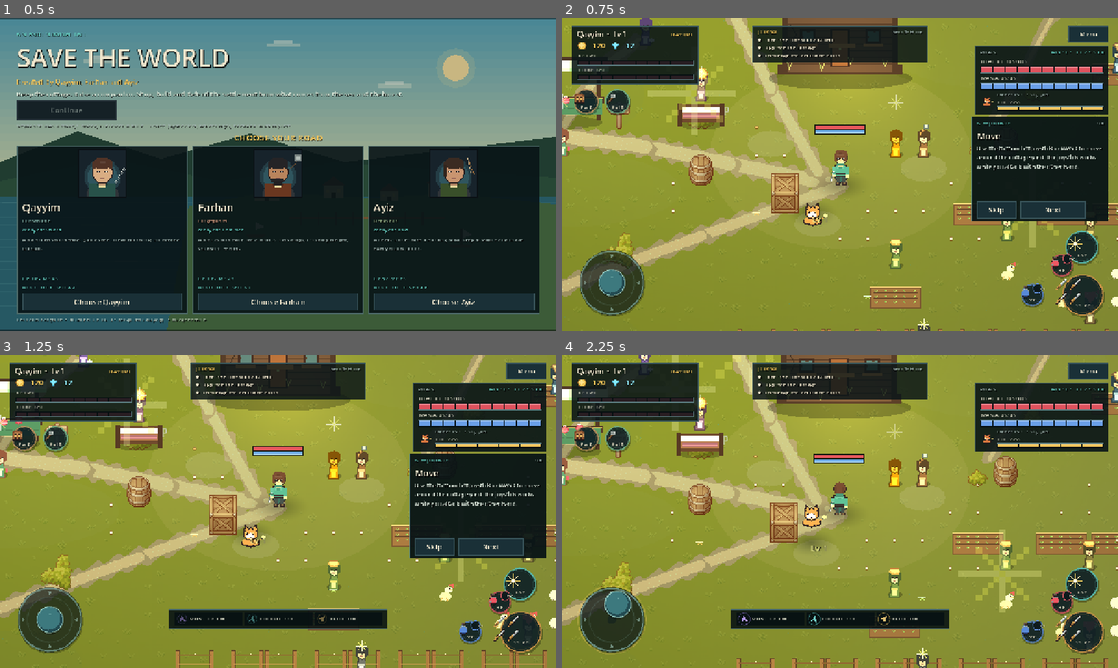
Above: before the commit, frames 1-4 (two rows, left to right).
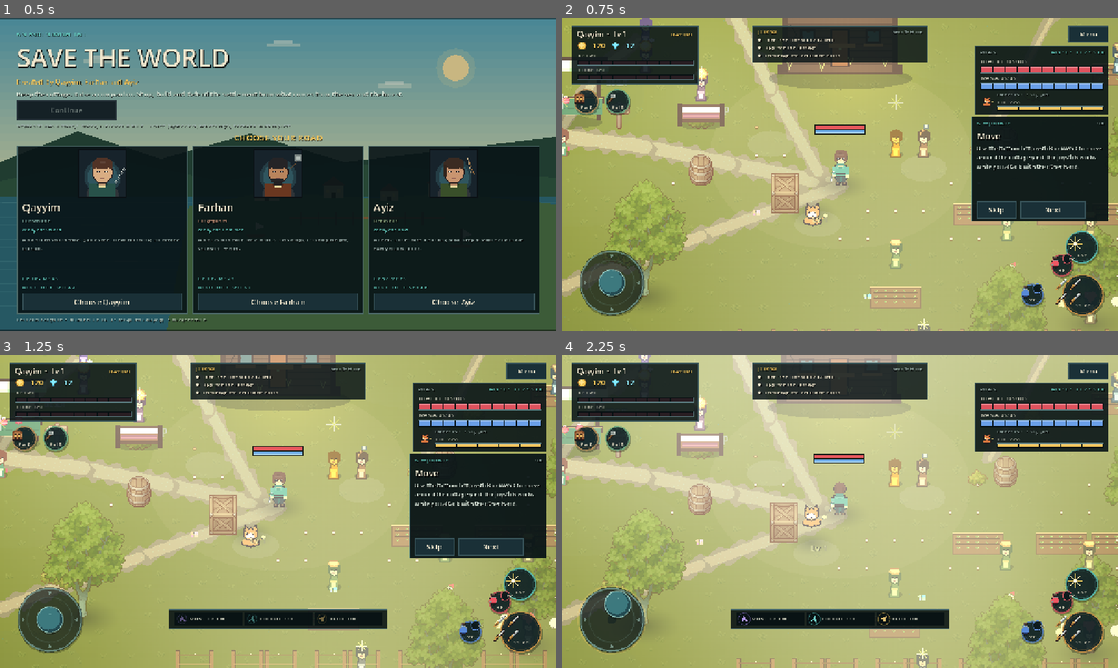
Above: after the commit, the same moments.

Repository: Thunderoar/godottgame
Game: Godot game, scene res://scenes/game.tscn
The game is run twice, just before and just after one commit, with the same random seed, the same clock (stepped at 60 frames per second) and the same inputs.
Inputs (mouse positions are in pixels of both pictures, inside the frame that each line leads up to):
- Up to frame 1 (0.5 s): no input
- Up to frame 2 (0.75 s): click "Choose Qayyim" at 0.5 s
- Up to frame 3 (1.25 s): no input
- Up to frame 4 (2.25 s): click "Skip" at 1.25 s; tap Enter at 2 s; drag from (612, 621) to (701, 445) at 2.02 s

Frame 1 is identical in both runs. In frame 2, 71% of the frame differs, in the area x 0-100%, y 0-100%; in frame 3, 69%; in frame 4, 78%.

Commit message:
Fix tree hierarchy, shoreline, beach details and shopper routines

Diff:
--- a/scripts/player/player.gd
+++ b/scripts/player/player.gd
@@ -97,7 +97,7 @@
 	_attack_sprite = Sprite2D.new()
 	_attack_sprite.name = "Slash"
 	_attack_sprite.texture = PixelArt.slash_texture()
-	_attack_sprite.scale = Vector2(0.034, 0.034)
+	_attack_sprite.scale = Vector2(0.026, 0.026)
 	_attack_sprite.visible = false
 	_attack_sprite.z_as_relative = false
 	_attack_sprite.z_index = 900
--- a/scripts/world/forest_tree.gd
+++ b/scripts/world/forest_tree.gd
@@ -71,7 +71,7 @@
 	for i in 3:
 		var leaf := Sprite2D.new()
 		leaf.texture = PixelArt.icon("spark")
-		leaf.scale = Vector2(0.035, 0.035)
+		leaf.scale = Vector2(0.024, 0.024)
 		leaf.modulate = Color("#c7e07a") if i % 2 == 0 else Color("#ffb45f")
 		leaf.z_as_relative = false
 		leaf.z_index = 720
--- a/scripts/world/lobby.gd
+++ b/scripts/world/lobby.gd
@@ -59,6 +59,7 @@
 	_build_portals()
 	_build_gathering()
 	_build_dock_and_ship()
+	_build_beached_turtle()
 	_build_forest()
 	_build_forest_monsters()
 	_build_scatter()
@@ -299,19 +300,22 @@
 
 
 func _make_water_mask_texture() -> Texture2D:
-	var key := "water_mask_lobby"
+	var key := "water_mask_lobby_v2"
 	if PixelArt.CACHE.has(key):
 		return PixelArt.CACHE[key]
 	var w := 1024
 	var h := 640
 	var img := PixelArt.image(w, h)
-	for x in w:
+	img.fill(Color(0, 0, 0, 0))
+	# Terrain coast art only paints sea through x=25.2 world units. Keep the
+	# rest of this full-map mask transparent so the shader never covers land.
+	var water_width := mini(w, int(25.2 * 16.0))
+	for x in water_width:
 		var shore := _coast_pixel_y(x * 2) / 2.0
 		for y in h:
 			if float(y) < shore:
 				continue
 			var depth := clampf((float(y) - shore) / 90.0, 0.0, 1.0)
-			# Sea shape with a soft foam lip at the shoreline.
 			var a := 0.55 + depth * 0.45
 			if float(y) - shore < 3.0:
 				a = 0.75
@@ -373,7 +377,7 @@
 	pollen.amount = 12
 	pollen.lifetime = 5.0
 	pollen.preprocess = 2.5
-	pollen.texture = PixelArt.icon("spark", 16)
+	pollen.texture = PixelArt.light_texture()
 	pollen.scale_amount_min = 0.18
 	pollen.scale_amount_max = 0.35
 	pollen.color = Color(1.0, 0.95, 0.75, 0.28)
@@ -391,7 +395,14 @@
 	# Butterflies fluttering near the flower borders.
 	for i in 3:
 		var butterfly := Sprite2D.new()
-		butterfly.texture = PixelArt.icon("spark", 16)
+		butterfly.texture = PixelArt.cached_texture("ambient_butterfly_16", func() -> Image:
+			var img := PixelArt.image(16, 12)
+			PixelArt.ellipse(img, 4, 4, 3, 3, Color("#f2d68c"))
+			PixelArt.ellipse(img, 11, 4, 3, 3, Color("#a9dfe0"))
+			PixelArt.ellipse(img, 4, 8, 2, 2, Color("#e8b2cb"))
+			PixelArt.ellipse(img, 11, 8, 2, 2, Color("#f0e2a5"))
+			PixelArt.line(img, 7, 3, 8, 9, Color("#43534a"))
+			return img)
 		butterfly.scale = Vector2(0.022, 0.022)
 		butterfly.modulate = [Color("#ffd47b"), Color("#a8e8ff"), Color("#ffb0c8")][i]
 		butterfly.z_index = 8
@@ -764,6 +775,49 @@
 	_markers.append({"position": Vector2(8, 30), "color": Color("#77aeb5"), "size": 3.0, "shape": "disc"})
 
 
+func _build_beached_turtle() -> void:
+	var turtle := Node2D.new()
+	turtle.name = "BeachedTurtle"
+	turtle.position = Vector2(7.8, 23.3)
+	turtle.add_to_group("beached_turtle")
+	add_child(turtle)
+	var shadow := Sprite2D.new()
+	shadow.name = "Shadow"
+	shadow.texture = PixelArt.light_texture()
+	shadow.scale = Vector2(0.014, 0.007)
+	shadow.modulate = Color(0.02, 0.03, 0.03, 0.24)
+	shadow.position = Vector2(0.06, 0.08)
+	shadow.z_index = -1
+	turtle.add_child(shadow)
+	var shell := Sprite2D.new()
+	shell.name = "TurtleArt"
+	shell.texture = PixelArt.cached_texture("beached_turtle_32x24", func() -> Image:
+		var img := PixelArt.image(32, 24)
+		PixelArt.ellipse(img, 15, 12, 10, 7, Color("#314b31"))
+		PixelArt.ellipse(img, 15, 11, 8, 5, Color("#819c52"))
+		PixelArt.line(img, 10, 7, 10, 15, Color("#506b3d"))
+		PixelArt.line(img, 15, 6, 15, 16, Color("#506b3d"))
+		PixelArt.line(img, 20, 8, 20, 15, Color("#506b3d"))
+		PixelArt.line(img, 10, 11, 20, 11, Color("#506b3d"))
+		PixelArt.ellipse(img, 26, 12, 4, 3, Color("#8ead62"))
+		PixelArt.ellipse(img, 9, 6, 3, 2, Color("#67884b"))
+		PixelArt.ellipse(img, 9, 17, 3, 2, Color("#67884b"))
+		PixelArt.ellipse(img, 21, 17, 3, 2, Color("#67884b"))
+		PixelArt.ellipse(img, 21, 6, 3, 2, Color("#67884b"))
+		PixelArt.px(img, 27, 11, Color("#1c2c25"))
+		PixelArt.px(img, 28, 11, Color("#f4e9bd"))
+		return img)
+	shell.centered = true
+	shell.scale = Vector2(PixelArt.PX, PixelArt.PX)
+	shell.texture_filter = CanvasItem.TEXTURE_FILTER_NEAREST
+	shell.z_index = 1
+	turtle.add_child(shell)
+	if not GameSettings.reduce_motion():
+		var breathe := turtle.create_tween().set_loops()
+		breathe.tween_property(shell, "rotation", 0.025, 1.8).set_trans(Tween.TRANS_SINE)
+		breathe.tween_property(shell, "rotation", -0.025, 1.8).set_trans(Tween.TRANS_SINE)
+
+
 # ------------------------------------------------------------------ forest
 
 func _build_forest() -> void:
@@ -873,21 +927,24 @@
 	var lower_size := lower.get_size()
 	var total_h := upper_size.y + lower_size.y
 	var shadow := Sprite2D.new()
+	shadow.name = "Shadow"
 	shadow.texture = PixelArt.light_texture()
 	shadow.scale = Vector2(0.021 * scale_mul, 0.011 * scale_mul)
 	shadow.modulate = Color(0, 0, 0, 0.33)
 	shadow.position = Vector2(0, -0.03)
 	shadow.z_index = -1
-	add_child(shadow)
+	holder.add_child(shadow)
 	var lower_sprite := Sprite2D.new()
+	lower_sprite.name = "LowerSprite"
 	lower_sprite.texture = lower
 	lower_sprite.centered = false
 	lower_sprite.offset = Vector2(-lower_size.x * 0.5, -lower_size.y)
 	lower_sprite.scale = Vector2(PixelArt.PX, PixelArt.PX) * scale_mul
 	lower_sprite.modulate = Color(0.76, 0.9, 0.74)
 	lower_sprite.z_index = 3
-	add_child(lower_sprite)
+	holder.add_child(lower_sprite)
 	var upper_sprite := Sprite2D.new()
+	upper_sprite.name = "UpperSprite"
 	upper_sprite.texture = upper
 	upper_sprite.material = Shaders.wind_material() if GameSettings.effects_at_least("med") else null
 	upper_sprite.centered = false
@@ -895,7 +952,7 @@
 	upper_sprite.scale = Vector2(PixelArt.PX, PixelArt.PX) * scale_mul
 	upper_sprite.modulate = Color(0.76, 0.9, 0.74)
 	upper_sprite.z_index = 3
-	add_child(upper_sprite)
+	holder.add_child(upper_sprite)
 	holder.register_visual(lower_sprite)
 	holder.register_visual(upper_sprite)
 	var body := StaticBody2D.new()
@@ -907,7 +964,7 @@
 	shape.shape = circle
 	shape.position = Vector2(0, -0.2)
 	body.add_child(shape)
-	add_child(body)
+	holder.add_child(body)
 
 
 func _build_scatter() -> void:
@@ -992,6 +1049,23 @@
 	sprite.scale = Vector2(PixelArt.PX, PixelArt.PX) * scale_mul
 	sprite.z_index = z
 	group.add_child(sprite)
+	if id == "signpost":
+		var sign_text := Label.new()
+		sign_text.name = "BesutSignText"
+		sign_text.add_to_group("besut_sign")
+		sign_text.text = "BESUT"
+		sign_text.horizontal_alignment = HORIZONTAL_ALIGNMENT_CENTER
+		sign_text.vertical_alignment = VERTICAL_ALIGNMENT_CENTER
+		sign_text.add_theme_font_size_override("font_size", 8)
+		sign_text.add_theme_color_override("font_color", Color("#f7e5ad"))
+		sign_text.add_theme_color_override("font_outline_color", Color("#26342c"))
+		sign_text.add_theme_constant_override("outline_size", 2)
+		sign_text.size = Vector2(64, 16)
+		sign_text.position = Vector2(-1.0, -1.8)
+		sign_text.scale = Vector2(PixelArt.PX, PixelArt.PX)
+		sign_text.z_index = z + 5
+		sign_text.mouse_filter = Control.MOUSE_FILTER_IGNORE
+		group.add_child(sign_text)
 
 
 func _add_wind_decor(path: String, at: Vector2, scale_mul: float, z: int) -> void:
@@ -1182,6 +1256,9 @@
 	_add_resident("Amir", "stablehand", "Tending the horses", Vector2(36.8, 30.2), [Vector2(36.8, 30.2), Vector2(38.2, 30.7), Vector2(35.7, 30.7)], Vector2(33.8, 23.4))
 	_add_resident("Laila", "gardener", "Watering the new gardens", Vector2(36.4, 27.0), [Vector2(36.4, 27.0), Vector2(44.0, 20.8), Vector2(19.8, 27.4)], Vector2(33.5, 23.2))
 	_add_resident("Zara", "resident", "Visiting the west cottages", Vector2(15.0, 19.4), [Vector2(15.0, 19.4), Vector2(23.0, 23.0), Vector2(30.5, 24.5)], Vector2(34.0, 23.2))
+	# Shoppers pause with a coin cue; they do not alter player currency or stock.
+	_add_resident("Mira", "trader", "Browsing the village shops", Vector2(22.8, 24.0), [Vector2(22.8, 24.0), Vector2(23.8, 23.7), Vector2(22.0, 21.0)], Vector2(33.8, 23.4), false, 8, 4.2, true)
+	_add_resident("Fikri", "trader", "Buying village goods", Vector2(27.0, 20.4), [Vector2(27.0, 20.4), Vector2(27.4, 18.9), Vector2(26.0, 17.8)], Vector2(33.8, 23.4), false, 8, 4.2, true)
 
 
 func _add_resident_house(house_name: String, at: Vector2, level: int) -> void:
@@ -1388,7 +1465,7 @@
 	tween.tween_property(animal, "position:y", at.y, 0.8).set_ease(Tween.EASE_IN_OUT)
 
 
-func _add_resident(resident_name: String, role: String, activity: String, start: Vector2, points: Array, shelter: Vector2, combat: bool = false, damage: int = 8, distance: float = 4.2) -> void:
+func _add_resident(resident_name: String, role: String, activity: String, start: Vector2, points: Array, shelter: Vector2, combat: bool = false, damage: int = 8, distance: float = 4.2, shopper: bool = false) -> void:
 	var resident := Resident.new()
 	resident.resident_name = resident_name
 	resident.role = role
@@ -1398,6 +1475,7 @@
 	resident.combat_enabled = combat
 	resident.combat_damage = damage
 	resident.combat_range = distance
+	resident.shops_at_waypoints = shopper
 	var typed_points: Array[Vector2] = []
 	for p in points:
 		typed_points.append(p)
--- a/scripts/world/resident.gd
+++ b/scripts/world/resident.gd
@@ -8,6 +8,9 @@
 @export var activity := "Tending the settlement"
 @export var speed := 0.9
 @export var waypoints: Array[Vector2] = []
+@export var shops_at_waypoints := false
+
+const SHOPPING_STOP_SECONDS := 1.6
 @export var shelter := Vector2(34, 23)
 @export var combat_enabled := false
 @export var combat_damage := 8
@@ -22,10 +25,13 @@
 var _frightened := false
 var _threat_notified := false
 var _attack_timer := 0.0
+var _shopping := false
 
 
 func _ready() -> void:
 	add_to_group("settlement_target")
+	if shops_at_waypoints:
+		add_to_group("shopper")
 	_build()
 	GameState.emergency_changed.connect(_on_emergency_changed)
 	if GameState.emergency_active():
@@ -98,8 +104,14 @@
 		return
 	var delta_pos: Vector2 = target - global_position
 	if delta_pos.length() > 0.12:
+		# Travel continuously through world space; never snap to tiles or skip frames.
 		var step := minf(delta * (3.2 if _frightened else speed), delta_pos.length())
 		global_position += delta_pos.normalized() * step
+		_wait = 0.0
+		if _shopping:
+			_shopping = false
+			if _tool:
+				_tool.texture = PixelArt.icon(_tool_icon())
 		if _sprite:
 			_sprite.flip_h = delta_pos.x < 0.0
 		if _frightened and delta_pos.length() < 2.5 and not _threat_notified:
@@ -107,7 +119,16 @@
 			GameState.toast_requested.emit("%s is running for shelter!" % resident_name, "bad")
 	elif not _frightened:
 		_wait += delta
-		if _wait >= 3.0:
+		var wait_duration := SHOPPING_STOP_SECONDS if shops_at_waypoints else 3.0
+		if shops_at_waypoints and _wait < SHOPPING_STOP_SECONDS:
+			_shopping = true
+			if _tool and _tool.texture != PixelArt.icon("gold"):
+				_tool.texture = PixelArt.icon("gold")
+		else:
+			_shopping = false
+			if _tool and _tool.texture != PixelArt.icon(_tool_icon()):
+				_tool.texture = PixelArt.icon(_tool_icon())
+		if _wait >= wait_duration:
 			_wait = 0.0
 			_index = (_index + 1) % maxi(1, waypoints.size())
 
